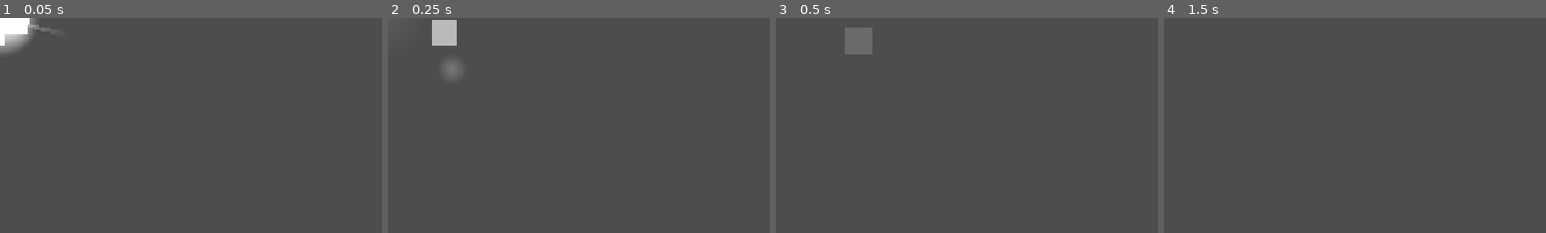
Above: before the commit, frames 1-4 (left to right).
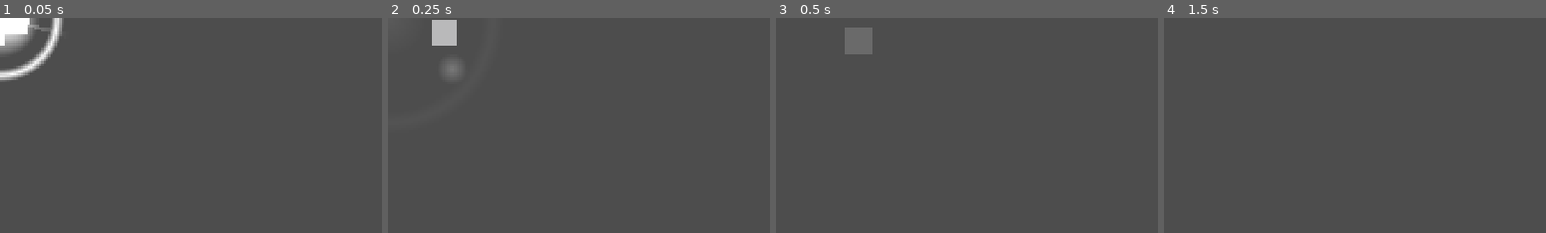
Above: after the commit, the same moments.

Repository: cliffordwilliam/wobble-protocol
Game: Godot game, scene res://effects/death_burst.tscn
Two runs of this game, one before a commit and one after it. Both use one fixed random seed, a clock stepped at 60 frames per second and the inputs below. The project has no main scene, so this scene is started directly.
Inputs:
- Up to frame 1 (0.05 s): no input
- Up to frame 2 (0.25 s): no input
- Up to frame 3 (0.5 s): no input
- Up to frame 4 (1.5 s): tap Enter (ui_accept) at 0.5, 0.77, 1.25 s; hold Right (ui_right) from 0.53 s (still down)
The pictures show only the part of the screen within x 0-50%, y 0-50%; the shares and areas given below are measured in that part.

The runs differ from the first frame. In frame 1, 1.2% of the frame differs, in the area x 0-17%, y 0-30%; in frame 2, less than 0.1%; in frame 3, nothing differs; in frame 4, nothing differs.

Commit message:
feat: add light ring effect when defeated enemy disappear

Diff:
--- a/effects/death_burst.tscn
+++ b/effects/death_burst.tscn
@@ -1,9 +1,10 @@
-[gd_scene load_steps=5 format=3]
+[gd_scene load_steps=6 format=3]
 
 [ext_resource type="Script" path="res://effects/death_burst.gd" id="1_script"]
 [ext_resource type="PackedScene" path="res://effects/smoke_particles.tscn" id="2_smoke"]
 [ext_resource type="PackedScene" path="res://effects/light_flash.tscn" id="3_flash"]
 [ext_resource type="PackedScene" path="res://effects/light_orb_particles.tscn" id="4_orbs"]
+[ext_resource type="PackedScene" path="res://effects/light_ring.tscn" id="5_ring"]
 
 [node name="DeathBurst" type="Node2D"]
 script = ExtResource("1_script")
@@ -13,3 +14,5 @@
 [node name="LightFlash" parent="." instance=ExtResource("3_flash")]
 
 [node name="LightOrbParticles" parent="." instance=ExtResource("4_orbs")]
+
+[node name="LightRing" parent="." instance=ExtResource("5_ring")]
--- /dev/null
+++ b/effects/light_ring.gd
@@ -0,0 +1,12 @@
+class_name LightRing
+extends Sprite2D
+
+const DURATION := 0.3
+const END_SCALE := 3.0
+
+
+func _ready() -> void:
+	var tween := create_tween().set_trans(Tween.TRANS_QUAD).set_ease(Tween.EASE_OUT)
+	tween.tween_property(self, "scale", Vector2.ONE * END_SCALE, DURATION)
+	tween.parallel().tween_property(self, "modulate:a", 0.0, DURATION)
+	tween.tween_callback(queue_free)
--- /dev/null
+++ b/effects/light_ring.tscn
@@ -0,0 +1,23 @@
+[gd_scene load_steps=4 format=3]
+
+[ext_resource type="Script" path="res://effects/light_ring.gd" id="1_script"]
+
+[sub_resource type="CanvasItemMaterial" id="CanvasItemMaterial_ring"]
+blend_mode = 1
+
+[sub_resource type="Gradient" id="Gradient_ring"]
+offsets = PackedFloat32Array(0, 0.8, 0.9, 1)
+colors = PackedColorArray(1, 1, 1, 0, 1, 1, 1, 0, 1, 1, 1, 1, 1, 1, 1, 0)
+
+[sub_resource type="GradientTexture2D" id="GradientTexture2D_ring"]
+gradient = SubResource("Gradient_ring")
+width = 200
+height = 200
+fill = 1
+fill_from = Vector2(0.5, 0.5)
+fill_to = Vector2(1, 0.5)
+
+[node name="LightRing" type="Sprite2D"]
+material = SubResource("CanvasItemMaterial_ring")
+texture = SubResource("GradientTexture2D_ring")
+script = ExtResource("1_script")
Not shown, added: effects/light_ring.gd.uid
